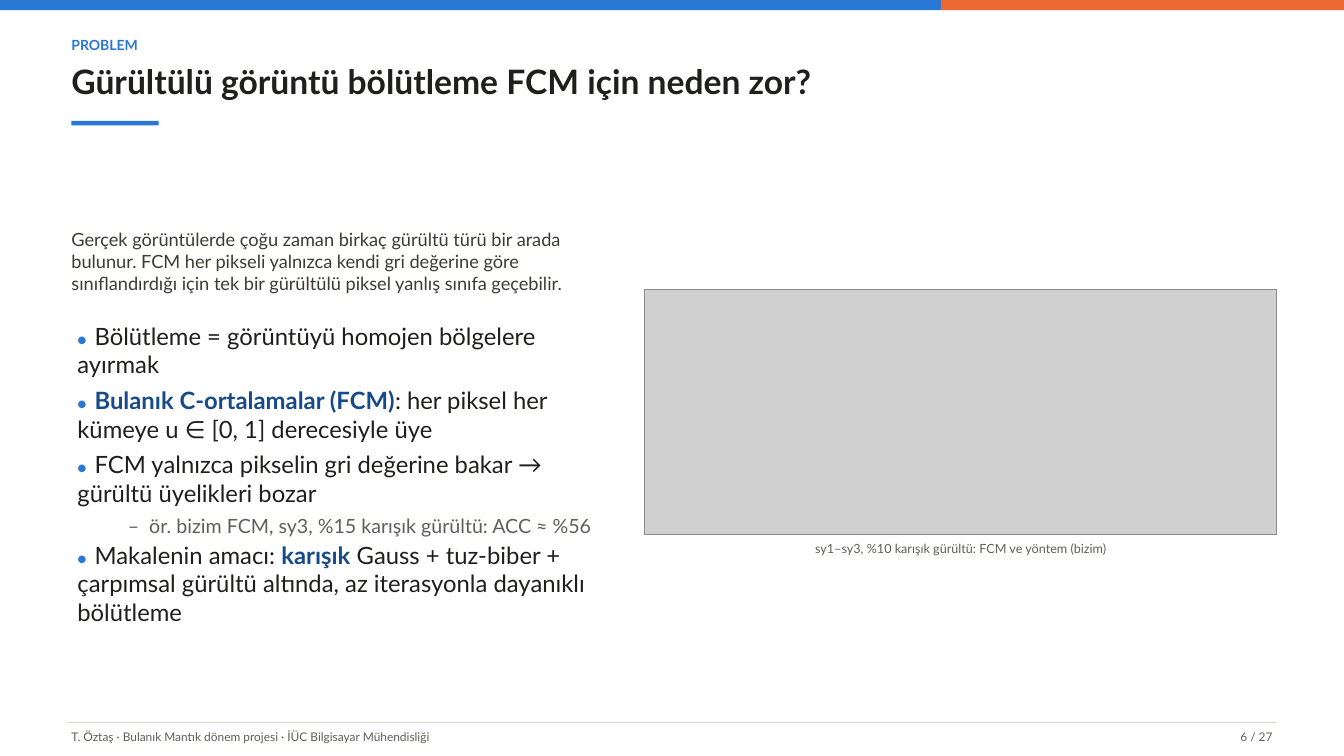
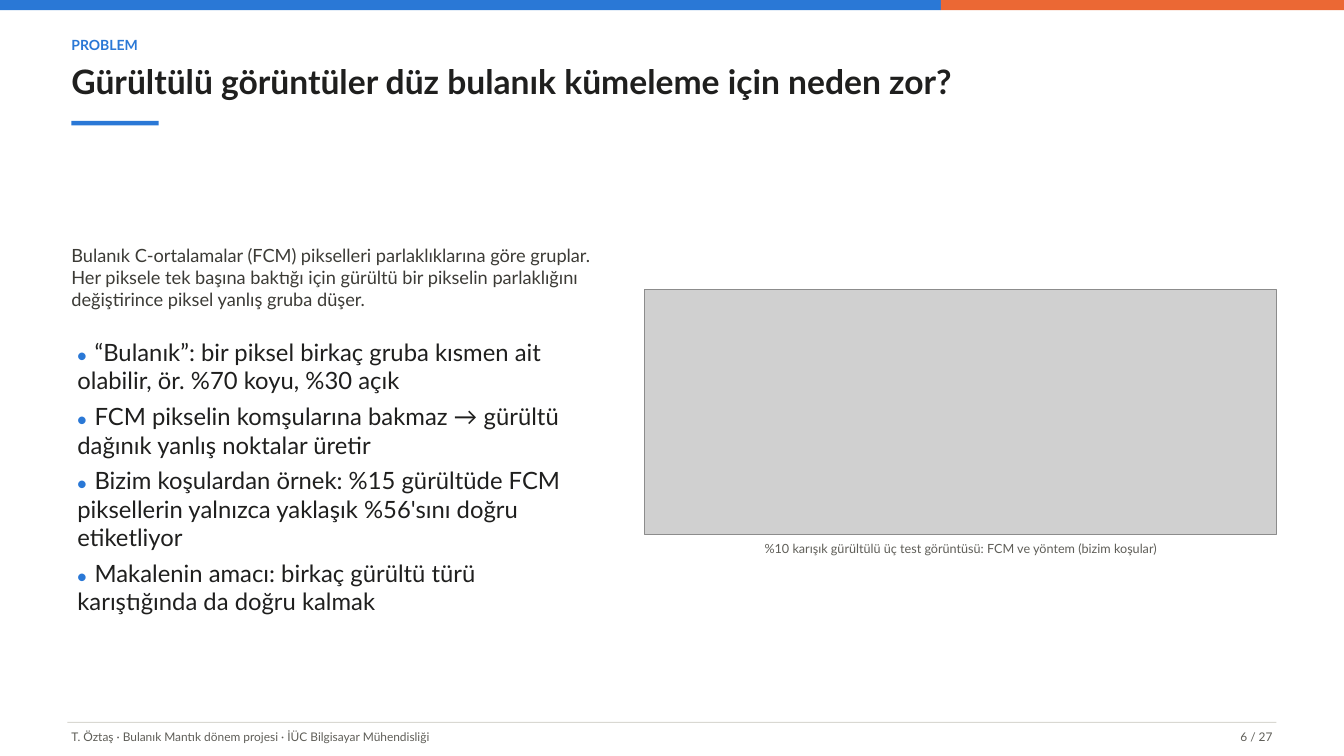
Before and after one commit to tarikoztas/fuzzy-logic-project, a slide deck: slide 6 of presentation/presentation_tr.pptx. Drawn at 1344x756 pixels with LibreOffice and Linux fonts; fonts in the diff are those of the drawing; grey boxes stand for pictures. Boxes give left, top, right and bottom in pixels: in the first picture for what was removed or moved away, otherwise in the second. Text is boxed around its words. In the diff, an @@ line names an element or a change of style, - is before the commit and + after.

```diff
--- a/presentation/presentation_tr.pptx
+++ b/presentation/presentation_tr.pptx
@@ text at <box>71,69,951,100</box>: text changed @@
-Gürültülü görüntü bölütleme FCM için neden zor?
+Gürültülü görüntüler düz bulanık kümeleme için neden zor?
@@ text at <box>71,248,590,310</box>: text changed @@
-Gerçek görüntülerde çoğu zaman birkaç gürültü türü bir arada bulunur. FCM her pikseli yalnızca kendi gri değerine göre sınıflandırdığı için tek bir gürültülü piksel yanlış sınıfa geçebilir.
+Bulanık C-ortalamalar (FCM) pikselleri parlaklıklarına göre gruplar. Her piksele tek başına baktığı için gürültü bir pikselin parlaklığını değiştirince piksel yanlış gruba düşer.
@@ text at <box>77,343,560,615</box>: text changed @@
-● Bölütleme = görüntüyü homojen bölgelere ayırmak
-● Bulanık C-ortalamalar (FCM): her piksel her kümeye u ∈ [0, 1] derecesiyle üye
-● FCM yalnızca pikselin gri değerine bakar → gürültü üyelikleri bozar
-  – ör. bizim FCM, sy3, %15 karışık gürültü: ACC ≈ %56
-● Makalenin amacı: karışık Gauss + tuz-biber + çarpımsal gürültü altında, az iterasyonla dayanıklı bölütleme
+● “Bulanık”: bir piksel birkaç gruba kısmen ait olabilir, ör. %70 koyu, %30 açık
+● FCM pikselin komşularına bakmaz → gürültü dağınık yanlış noktalar üretir
+● Bizim koşulardan örnek: %15 gürültüde FCM piksellerin yalnızca yaklaşık %56'sını doğru etiketliyor
+● Makalenin amacı: birkaç gürültü türü karıştığında da doğru kalmak
@@ text at <box>765,543,1157,556</box>: text changed @@
-sy1–sy3, %10 karışık gürültü: FCM ve yöntem (bizim)
+%10 karışık gürültülü üç test görüntüsü: FCM ve yöntem (bizim koşular)
```
Also in this commit, not shown: 20 other slides changed, 1 slide added, 1 slide removed, 13 other files.
